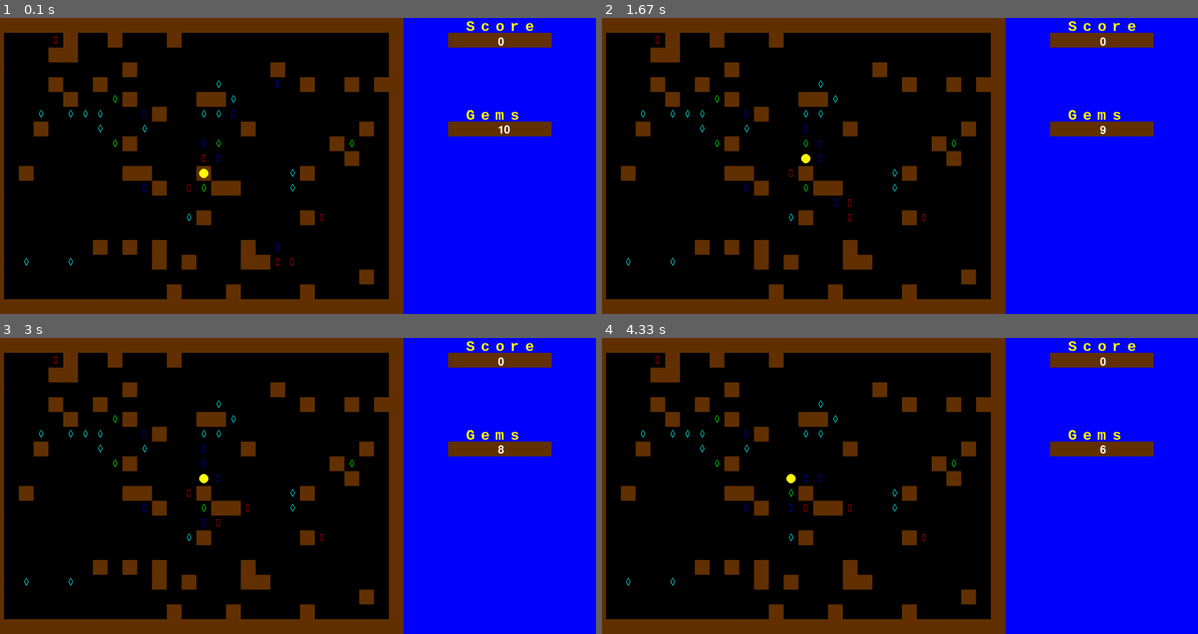
Above: before the commit, frames 1-4 (two rows, left to right).
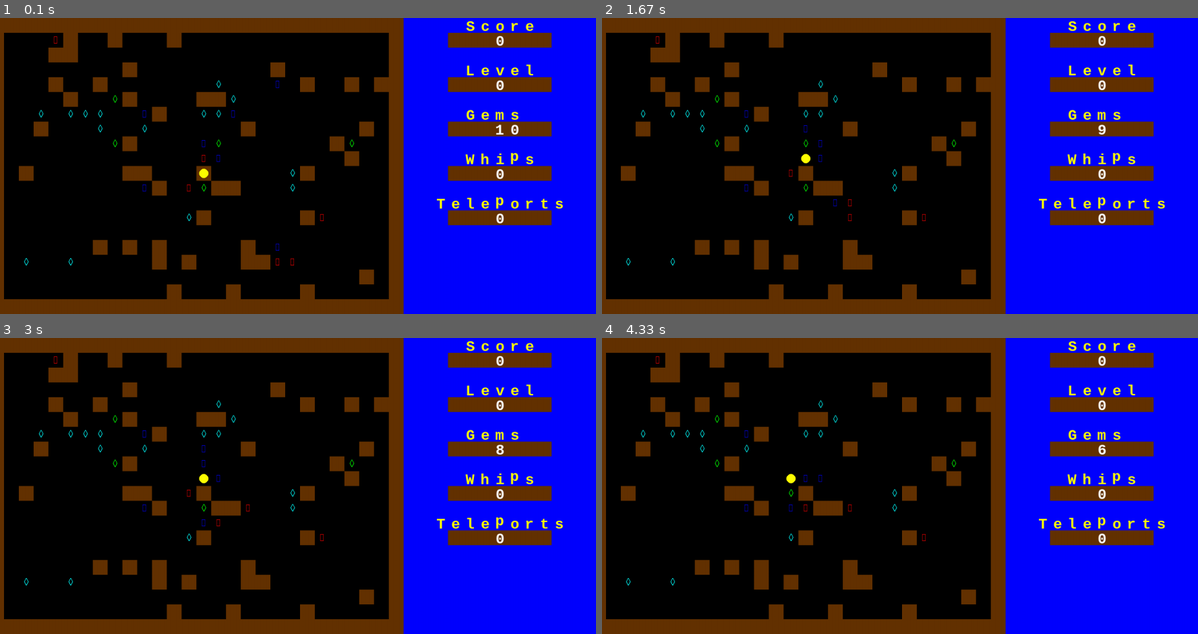
Above: after the commit, the same moments.

Repository: Benricheson101/CS370-Bravo
Game: pygame game, started from kroz_game_final_scoreboard.py
The game is run twice, just before and just after one commit, with the same random seed, the same clock (stepped at 60 frames per second) and the same inputs.
Inputs:
- Up to frame 1 (0.1 s): no input
- Up to frame 2 (1.67 s): hold Up 0.83-1.3 s; hold Right from 1.33 s (still down)
- Up to frame 3 (3 s): release Right at 1.8 s; hold Left 1.83-2.43 s; hold Left from 2.8 s (still down)
- Up to frame 4 (4.33 s): release Left at 3.2 s

The runs differ from the first frame. In frame 1, 3.4% of the frame differs, in the area x 73-95%, y 5-71%; in frame 2, 3.3%; in frame 3, 3.3%; in frame 4, 3.3%.

Commit message:
feat: scoreboard numbers

Diff:
--- a/kroz_game_final_scoreboard.py
+++ b/kroz_game_final_scoreboard.py
@@ -130,15 +130,16 @@
         # self.bg = COLORS['blue']
 
     def render(self, surface: pygame.Surface, x: int, y: int, tile_size: int):
+        pygame.draw.rect(surface, self.bg,
+                        (x * tile_size, y * tile_size, tile_size, tile_size))
+
         font = pygame.freetype.SysFont(["Perfect DOS VGA 437", "Courier New"], tile_size, bold=True)
         text_surface, _ = font.render(self.char, fgcolor=self.fg, bgcolor=self.bg)
 
-        # text_rect = text_surface.convert_alpha().get_rect(center=(x * tile_size + tile_size//2,
-        #                                 y * tile_size + tile_size//2))
-
         # FIXME: some letters (p, g, j) are positioned weirdly
         text_rect = text_surface.convert_alpha().get_rect(midbottom=(x * tile_size + tile_size//2,
-        y * tile_size + int(tile_size * (7/8)))) # 7/8 is weird but it looks okay, idk if there's a standard we should follow or now
+            y * tile_size + int(tile_size * (7/8)))) # 7/8 is weird but it looks okay, idk if there's a standard we should follow or now
+
         surface.blit(text_surface, text_rect)
 
 
@@ -185,9 +186,13 @@
     def __init__(self):
         super().__init__(SCOREBOARD_WIDTH, GRID_HEIGHT)
         self.score = 0
+        self.gems = 10
 
     def set_score(self, new_score: int):
         self.score = new_score
+
+    def set_gems(self, new_gems: int):
+        self.gems = new_gems
 
     def set_text(self, text: str, start_pos: tuple[int, int], fg = COLORS['white'], bg = COLORS['blue']):
         for i, c in enumerate(text):
@@ -199,23 +204,51 @@
 
         sb.fill(COLORS['blue'])
 
+        def put_nr(y: int, nr: int):
+            val = str(nr).center(7)
+            for i, c in enumerate(val):
+                i += 3
+                self.set_tile(i, y, WallTile())
+                if c != " ":
+                    self.set_text(c, (i, y), fg=COLORS['white'], bg=COLORS['brown'])
+
+
         self.set_text("Score", (4, 0), fg=COLORS['yellow'])
-        for i in range(3, 10):
-            self.set_tile(i, 1, WallTile())
-
-        # self.set_text("Level", (4, 3), fg=COLORS['yellow'])
+        put_nr(1, self.score)
+        # score_value = str(self.score).center(7)
+        # for i, c in enumerate(score_value):
+        #     i += 3
+        #     self.set_tile(i, 1, WallTile())
+        #     if c != " ":
+        #         self.set_text(c, (i, 1), fg=COLORS['white'], bg=COLORS['brown'])
+
+        # for i in range(3, 10):
+        #     self.set_tile(i, 1, WallTile())
+
+        self.set_text("Level", (4, 3), fg=COLORS['yellow'])
+        put_nr(4, 0)
         # for i in range(3, 10):
         #     self.set_tile(i, 4, WallTile())
 
         self.set_text("Gems", (4, 6), fg=COLORS['yellow'])
-        for i in range(3, 10):
-            self.set_tile(i, 7, WallTile())
-
-        # self.set_text("Whips", (4, 9), fg=COLORS['yellow'])
+        put_nr(7, self.gems)
+        # score_value = str(self.gems).center(7)
+        # for i, c in enumerate(score_value):
+        #     i += 3
+        #     self.set_tile(i, 7, WallTile())
+        #     if c != " ":
+        #         self.set_text(c, (i, 7), fg=COLORS['white'], bg=COLORS['brown'])
+
+        # for i in range(3, 10):
+        #     self.set_tile(i, 7, WallTile())
+
+        self.set_text("Whips", (4, 9), fg=COLORS['yellow'])
+        put_nr(10, 0)
         # for i in range(3, 10):
         #     self.set_tile(i, 10, WallTile())
 
-        # self.set_text("Teleports", (2, 12), fg=COLORS['yellow'])
+        self.set_text("Teleports", (2, 12), fg=COLORS['yellow'])
+        put_nr(13, 0)
         # for i in range(3, 10):
         #     self.set_tile(i, 13, WallTile())
 
@@ -337,9 +370,6 @@
                         self.player_pos = list(new_empty_tile)
 
 
-
-
-
             elif self.score > 10:
                 self.score -= 10 # Player loses points for running into wall
                 beep(100,10)
@@ -351,9 +381,13 @@
 
 
 
+
+
             # Update the last movement time
             self.last_move_time = current_time
 
+        self.scoreboard.set_gems(self.gem)
+        self.scoreboard.set_score(self.score)
         return True
 
     # Message if player runs into wall
@@ -384,14 +418,17 @@
                          TILE_SIZE//3)
 
         # Draw UI
-        font = pygame.font.Font(None, 36)
-        score_text = font.render(f'{self.score}', True, COLORS['white'])
-        # level_text = font.render(f'Level: {self.level}', True, COLORS['white'])
-        gem_text = font.render(f'{self.gem}', True, COLORS['white'])
-
-        self.screen.blit(score_text, (1100, 40))
-        # self.screen.blit(level_text, (10, 50))
-        self.screen.blit(gem_text, (1100, 230))
+        # font = pygame.font.Font(None, 36)
+        # font = pygame.freetype.SysFont(["Perfect DOS VGA 437", "Courier New"], 36, bold=True)
+        # # text_surface, _ = font.render(self.char, fgcolor=COLORS['white'], bgcolor=COLORS['brown'])
+        #
+        # score_text, _ = font.render(f'{self.score}', fgcolor=COLORS['white'])
+        # # level_text = font.render(f'Level: {self.level}', True, COLORS['white'])
+        # gem_text, _ = font.render(f'{self.gem}', fgcolor=COLORS['white'])
+        #
+        # self.screen.blit(score_text, (1100, 40))
+        # # self.screen.blit(level_text, (10, 50))
+        # self.screen.blit(gem_text, (1100, 230))
 
         pygame.display.flip()
 
